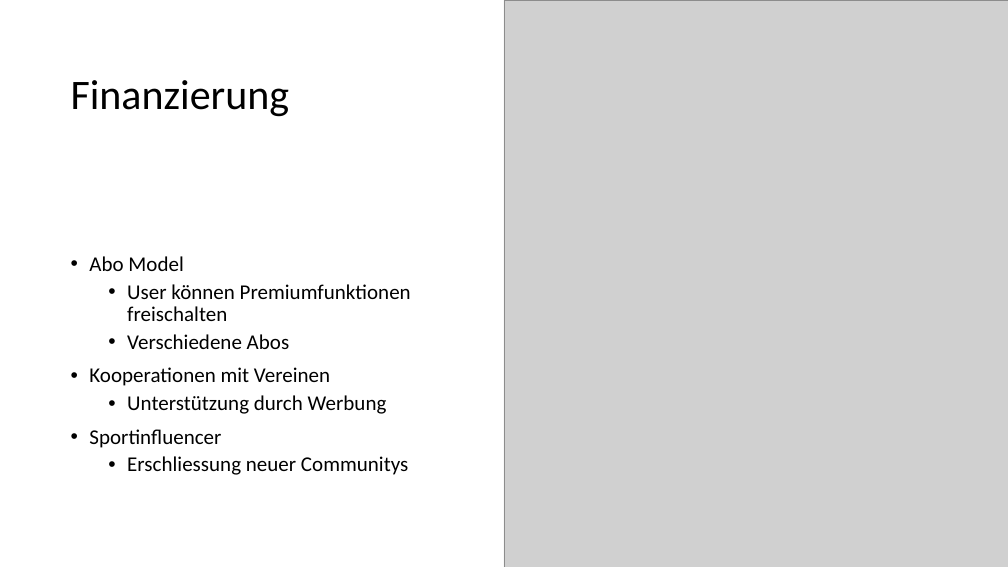
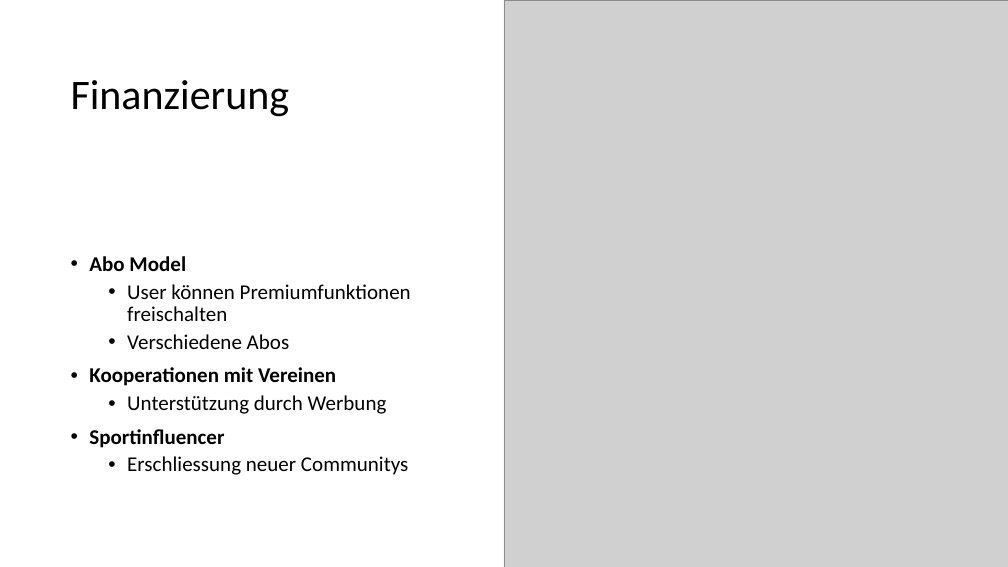
Before and after one commit to Highend105/m231, a slide deck: slide 6 of 04_Soziales Netzwerk/Sharit-Präsi.pptx. Drawn at 1008x567 pixels with LibreOffice and Linux fonts; fonts in the diff are those of the drawing; grey boxes stand for pictures. Boxes give left, top, right and bottom in pixels: in the first picture for what was removed or moved away, otherwise in the second. Text is boxed around its words. In the diff, an @@ line names an element or a change of style, - is before the commit and + after.

```diff
--- a/04_Soziales Netzwerk/Sharit-Präsi.pptx
+++ b/04_Soziales Netzwerk/Sharit-Präsi.pptx
@@ text at (89, 256, 336, 448): bold on in "Abo Model", "Kooperationen mit Vereinen", "Sportinfluencer" @@
```
Also in this commit, not shown: 3 other slides changed.
